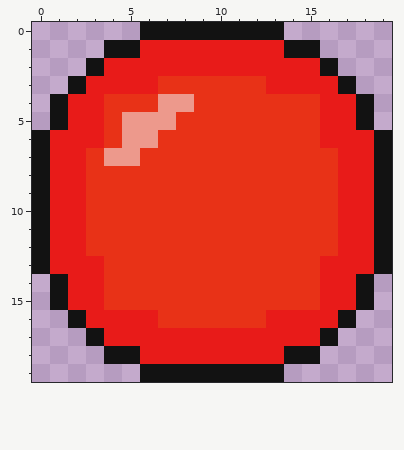
Two versions of one pixel-art sprite, textures/bullet/red/4.png. That is the earlier state.
The file is 20x20 pixels. Pixels under 10% opacity are left out. Colours within 5 levels of each other are drawn and written as one.
The result:
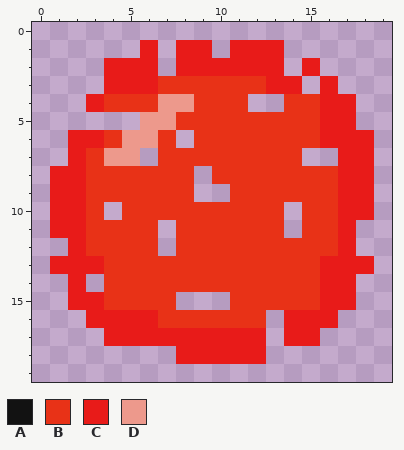
Palette (. is transparent): A #121212  B #e83217  C #e81b19  D #ed998c
From old to new:
Changed rows in their new state; - is an unchanged pixel.
first column x 0:
 0 ------........------
 1 ----..-.--.---..----
 2 ---.---.------.-.---
 3 --..-----------.-.--
 4 -..---------..----.-
 5 -.....------------.-
 6 ..------.----------.
 7 ..----.--------..--.
 8 .--------.---------.
 9 .--------..--------.
10 .---.---------.----.
11 .------.------.---..
12 ..-----.----------..
13 .------------------.
14 -.-.--------------.-
15 -.------...-------.-
16 --.----------.---.--
17 ---.---------.--.---
18 ----....-----...----
19 ------........------
Boxes around the changes in both pictures, in picture pixels (x1, y1, x2, y2):
erased: (32, 22, 392, 382)
